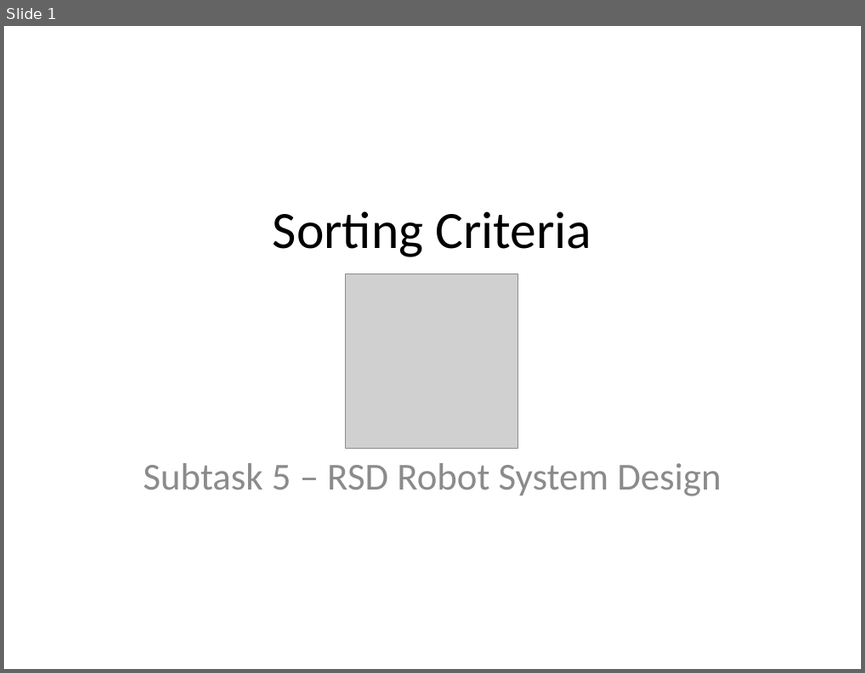
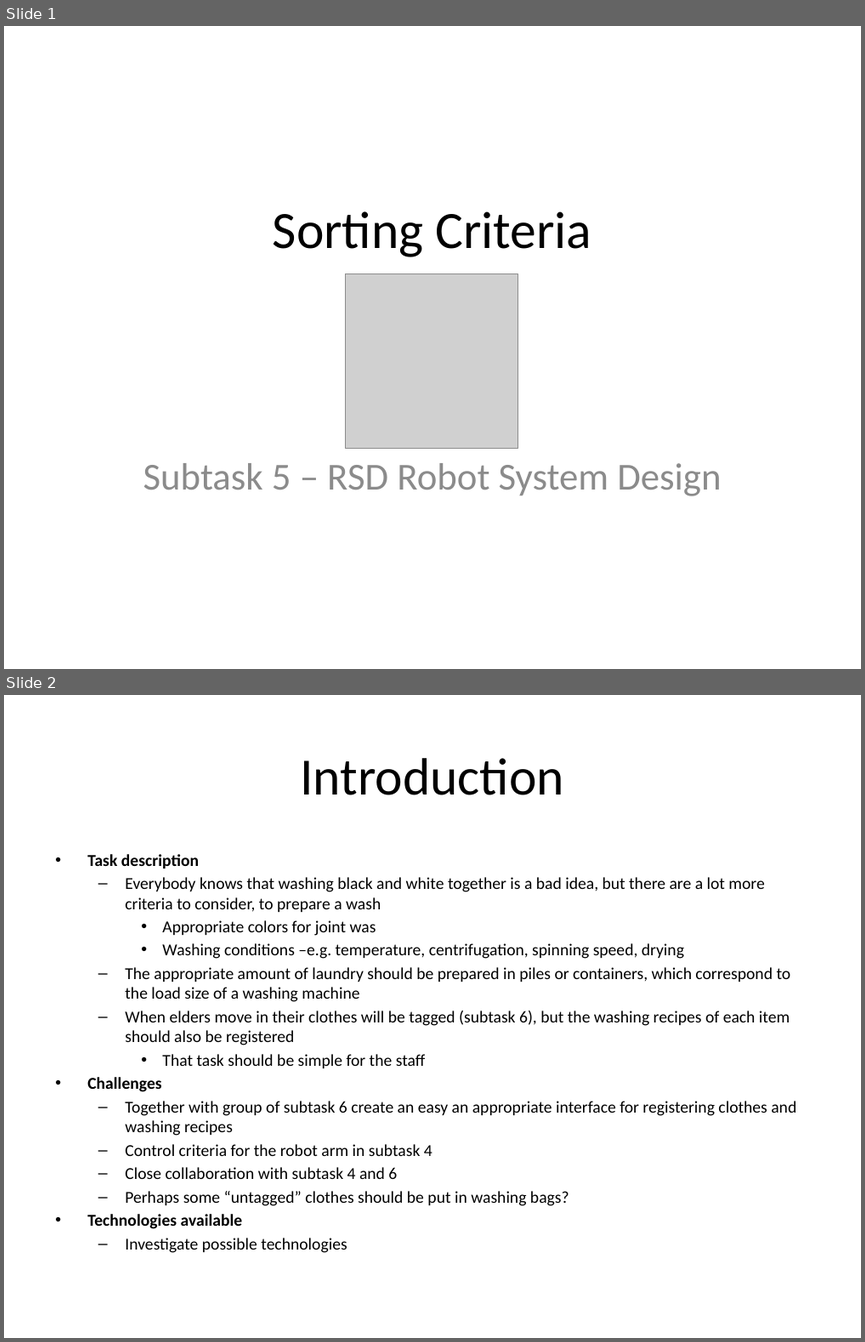
Before and after one commit to isurup/kalle-martin-group, a slide deck: RSD1/presentation/ExamPresentation.pptx. Shown one above the other, each under a label of ours: slide 1 before the commit, slides 1 and 2 after it. The pictures are 865x673 and 865x1342 pixels, drawn with LibreOffice and Linux fonts; fonts in the diff are those of the drawing; grey boxes stand for pictures. Boxes give left, top, right and bottom in pixels: in the first picture for what was removed or moved away, otherwise in the second. Text is boxed around its words. In the diff, an @@ line names an element or a change of style, - is before the commit and + after.

```diff
--- a/RSD1/presentation/ExamPresentation.pptx
+++ b/RSD1/presentation/ExamPresentation.pptx
@@ slide 2 added at <box>4,695,861,1338</box>, background #FFFFFF @@
@@ title added at <box>300,758,564,795</box>, 44 pt, text #000000 @@
+Introduction
@@ text added at <box>87,854,796,1253</box>, 14 pt, text #000000 @@
+• Task description
+  – Everybody knows that washing black and white together is a bad idea, but there are a lot more criteria to consider, to prepare a wash
+    • Appropriate colors for joint was
+    • Washing conditions –e.g. temperature, centrifugation, spinning speed, drying
+  – The appropriate amount of laundry should be prepared in piles or containers, which correspond to the load size of a washing machine
+  – When elders move in their clothes will be tagged (subtask 6), but the washing recipes of each item should also be registered
+    • That task should be simple for the staff
+• Challenges
+  – Together with group of subtask 6 create an easy an appropriate interface for registering clothes and washing recipes
+  – Control criteria for the robot arm in subtask 4
+  – Close collaboration with subtask 4 and 6
+  – Perhaps some “untagged” clothes should be put in washing bags?
+• Technologies available
+  – Investigate possible technologies
```
